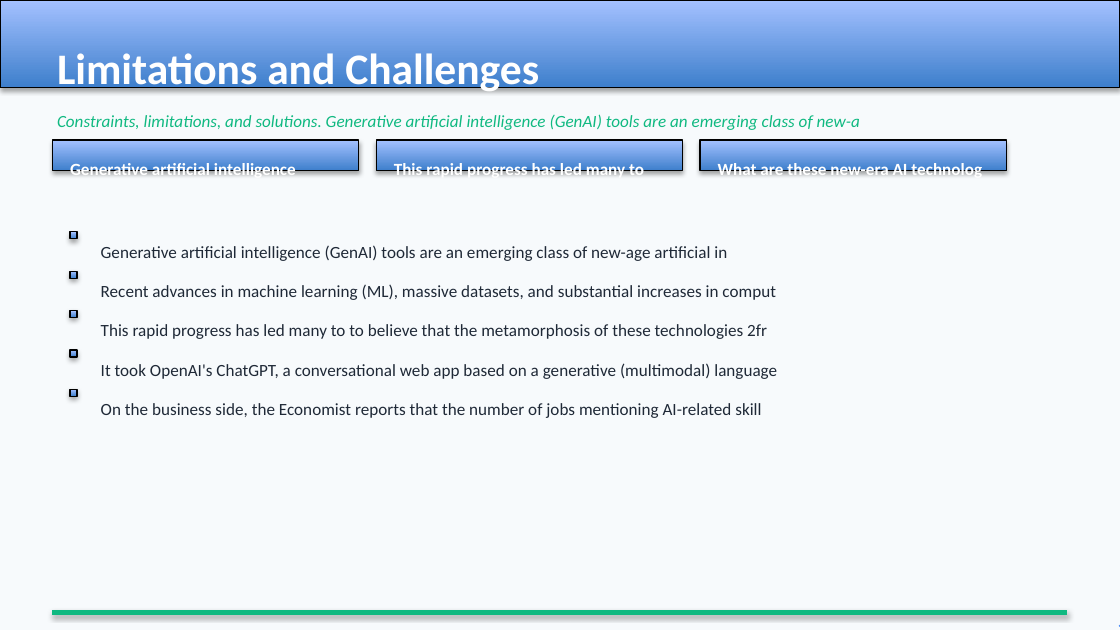
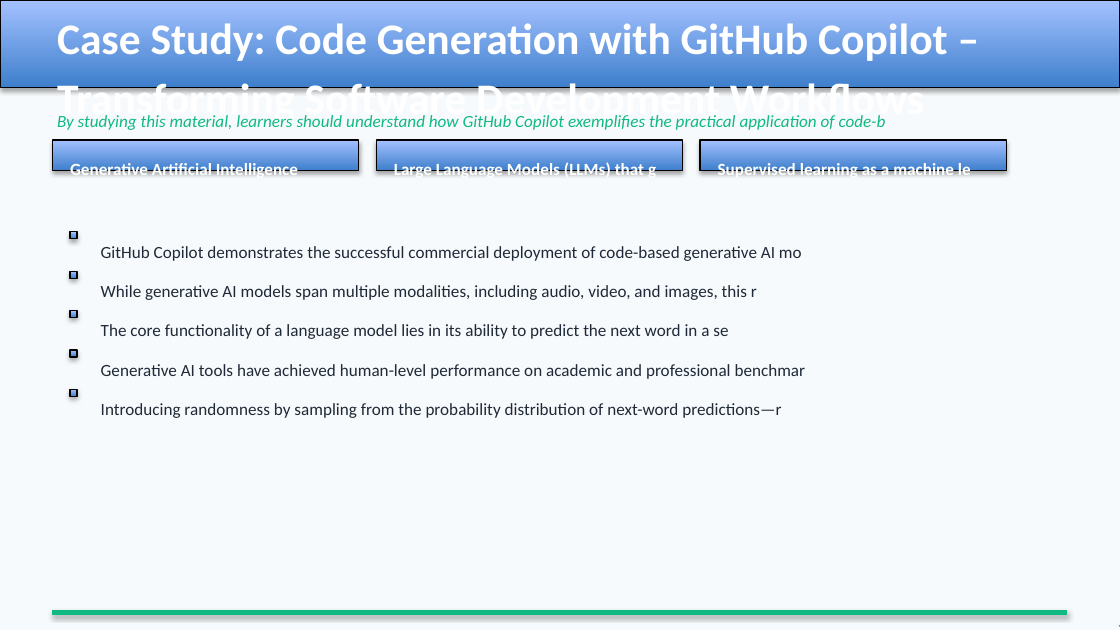
Before and after one commit to MahmoudAlyosify/Automated-Multimodal-Agent-PDF-to-Narrated-PowerPoint, a slide deck: slide 11 of Agentic Systems/6- PPTX Builder Agent/lecture.pptx. Drawn at 1120x630 pixels with LibreOffice and Linux fonts; fonts in the diff are those of the drawing. Boxes give left, top, right and bottom in pixels: in the first picture for what was removed or moved away, otherwise in the second. Text is boxed around its words. In the diff, an @@ line names an element or a change of style, - is before the commit and + after.

Commit message:
add audio to ppt

```diff
--- a/Agentic Systems/6- PPTX Builder Agent/lecture.pptx
+++ b/Agentic Systems/6- PPTX Builder Agent/lecture.pptx
@@ text at [57, 23, 948, 125]: text changed @@
-Limitations and Challenges
+Case Study: Code Generation with GitHub Copilot – Transforming Software Development Workflows
@@ text at [57, 115, 886, 130]: text changed @@
-Constraints, limitations, and solutions. Generative artificial intelligence (GenAI) tools are an emerging class of new-a
+By studying this material, learners should understand how GitHub Copilot exemplifies the practical application of code-b
@@ text at [70, 161, 298, 180]: text changed @@
-Generative artificial intelligence
+Generative Artificial Intelligence
@@ text at [394, 161, 656, 180]: text changed @@
-This rapid progress has led many to
+Large Language Models (LLMs) that g
@@ text at [718, 161, 971, 180]: text changed @@
-What are these new-era AI technolog
+Supervised learning as a machine le
@@ text at [101, 246, 802, 261]: text changed @@
-Generative artificial intelligence (GenAI) tools are an emerging class of new-age artificial in
+GitHub Copilot demonstrates the successful commercial deployment of code-based generative AI mo
@@ text at [101, 285, 757, 300]: text changed @@
-Recent advances in machine learning (ML), massive datasets, and substantial increases in comput
+While generative AI models span multiple modalities, including audio, video, and images, this r
@@ text at [101, 324, 728, 339]: text changed @@
-This rapid progress has led many to to believe that the metamorphosis of these technologies 2fr
+The core functionality of a language model lies in its ability to predict the next word in a se
@@ text at [101, 364, 806, 379]: text changed @@
-It took OpenAI's ChatGPT, a conversational web app based on a generative (multimodal) language
+Generative AI tools have achieved human-level performance on academic and professional benchmar
@@ text at [101, 403, 781, 418]: text changed @@
-On the business side, the Economist reports that the number of jobs mentioning AI-related skill
+Introducing randomness by sampling from the probability distribution of next-word predictions—r
```
Also in this commit, not shown: 7 other slides changed, 5 slides added, 5 slides removed, 14 other files.
